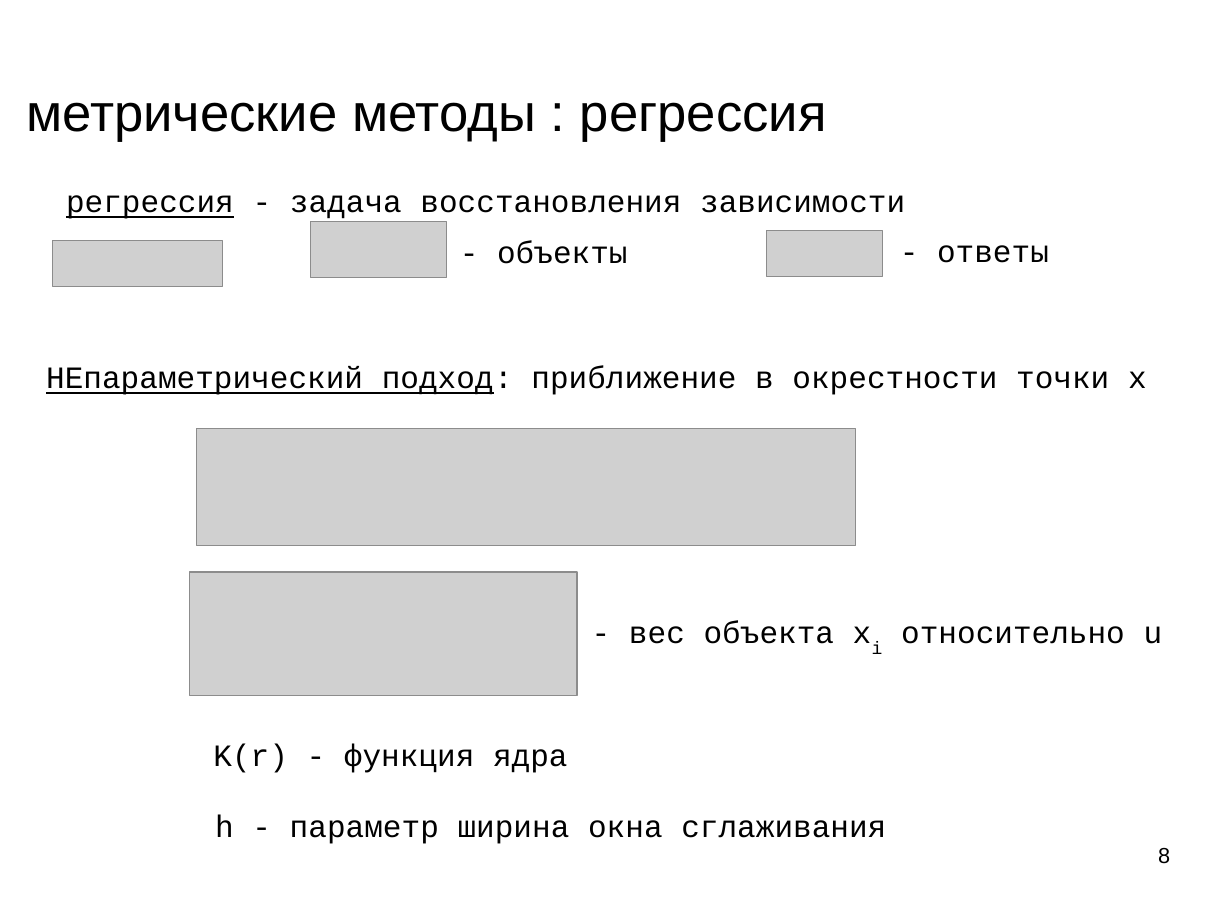
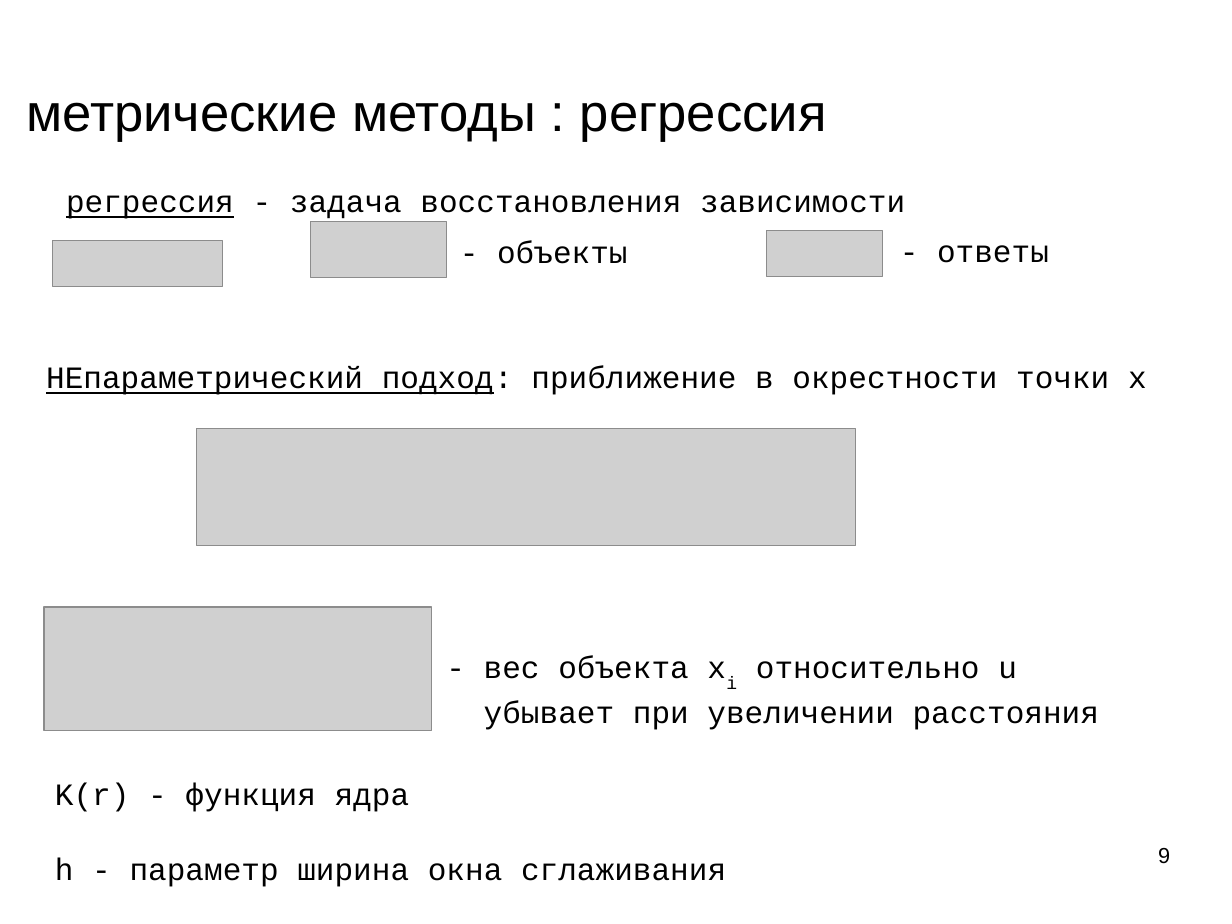
Before and after one commit to mechanoid5/ml_lectorium_legacy, a slide deck: slide 9 of 05-regression-metric.odp (slide 8 before the commit). Drawn at 1232x924 pixels with LibreOffice and Linux fonts; fonts in the diff are those of the drawing; grey boxes stand for pictures; background and template pictures are left out. Boxes give left, top, right and bottom in pixels: in the first picture for what was removed or moved away, otherwise in the second. Text is boxed around its words. In the diff, an @@ line names an element or a change of style, - is before the commit and + after.

```diff
--- a/05-regression-metric.odp
+++ b/05-regression-metric.odp
@@ picture: place and size @@
-picture at [189,572,577,695]
+picture at [44,607,432,730]
@@ text "- вес объекта xi относительно ...": place and size @@
-text "- вес объекта xi относительно ..." at [629,621,1163,644]
+text "- вес объекта xi относительно ..." at [484,656,1099,730]
@@ text at [484,701,1099,730]: paragraph added @@
+убывает при увеличении расстояния
@@ text removed at [213,744,568,773] @@
-K(r) - функция ядра
@@ text "K(r) - функция ядра": place and size @@
-text "K(r) - функция ядра" at [215,815,886,844]
+text "K(r) - функция ядра" at [55,783,726,887]
@@ text at [55,783,410,812]: paragraph added @@
+K(r) - функция ядра
@@ page number at [1158,848,1170,864]: text changed @@
-8
+9
```
Also in this commit, not shown: 5 other slides changed, 7 slides added, 1 slide removed.
